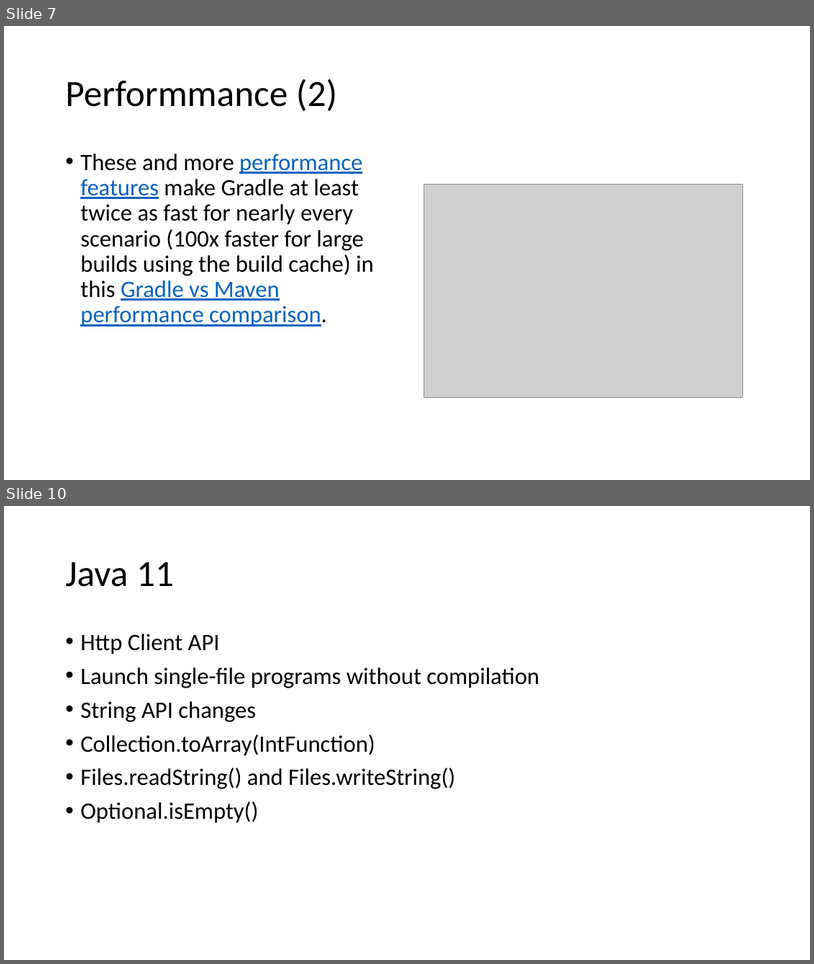
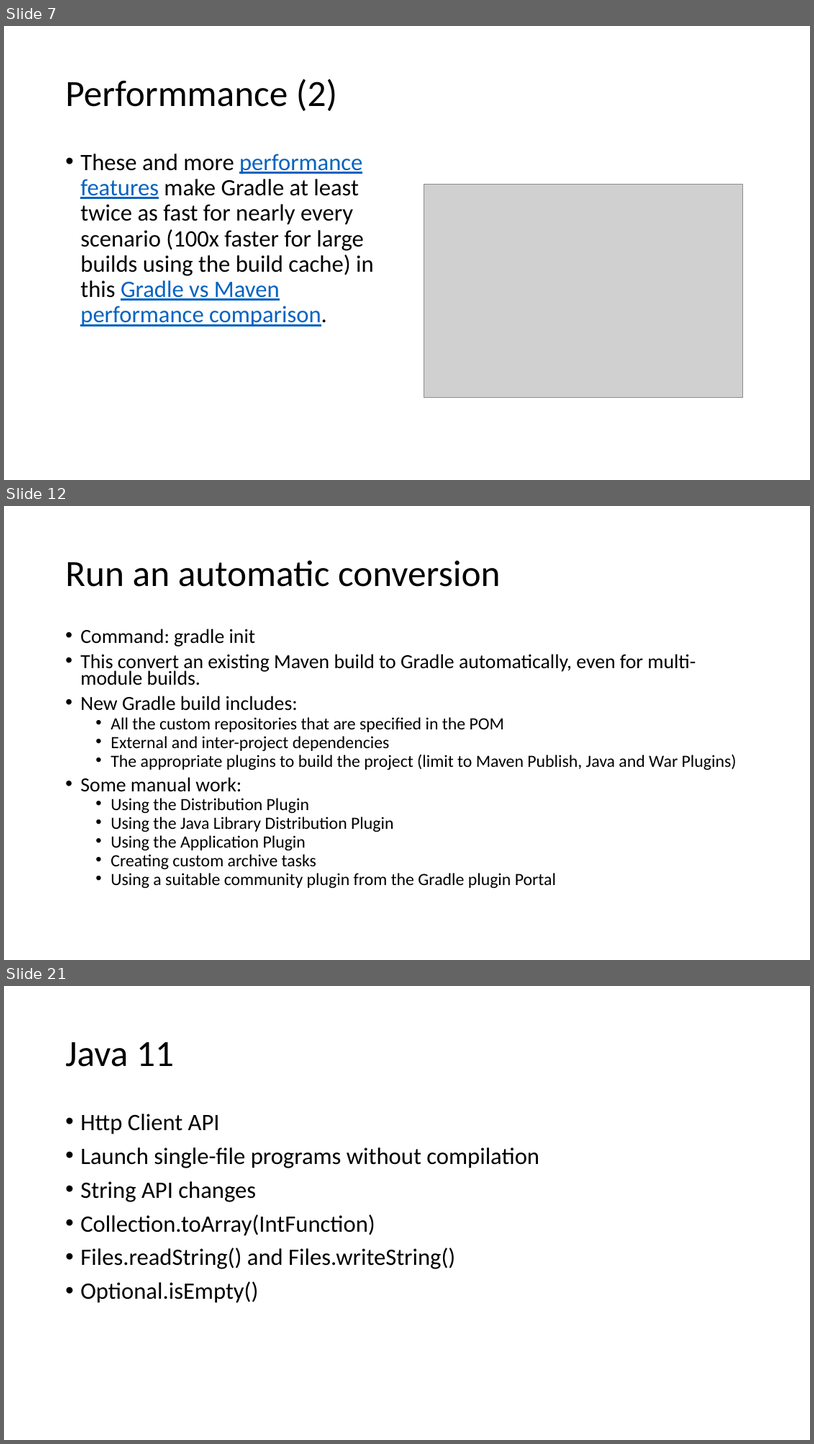
Before and after one commit to dangnh16/timebird-objective, a slide deck: Gradle and java 11.pptx. Shown one above the other, each under a label of ours: slides 7 and 10 before the commit, slides 7, 12 and 21 after it; the slides between them are not shown. The pictures are 814x964 and 814x1444 pixels, drawn with LibreOffice and Linux fonts; fonts in the diff are those of the drawing; grey boxes stand for pictures. Boxes give left, top, right and bottom in pixels: in the first picture for what was removed or moved away, otherwise in the second. Text is boxed around its words. In the diff, an @@ line names an element or a change of style, - is before the commit and + after.

```diff
--- a/Gradle and java 11.pptx
+++ b/Gradle and java 11.pptx
@@ slide 12 added at box(4, 506, 810, 960), background #FFFFFF @@
@@ title added at box(65, 560, 501, 587), 44 pt, text #000000 @@
+Run an automatic conversion
@@ text added at box(80, 628, 737, 888), 20.4 pt, text #000000 @@
+• Command: gradle init
+• This convert an existing Maven build to Gradle automatically, even for multi-module builds.
+• New Gradle build includes:
+  • All the custom repositories that are specified in the POM
+  • External and inter-project dependencies
+  • The appropriate plugins to build the project (limit to Maven Publish, Java and War Plugins)
+• Some manual work:
+  • Using the Distribution Plugin
+  • Using the Java Library Distribution Plugin
+  • Using the Application Plugin
+  • Creating custom archive tasks
+  • Using a suitable community plugin from the Gradle plugin Portal
@@ what was slide 10 is now slide 21 @@
```
Also in this commit, not shown: 2 slides changed, 12 other slides added.
